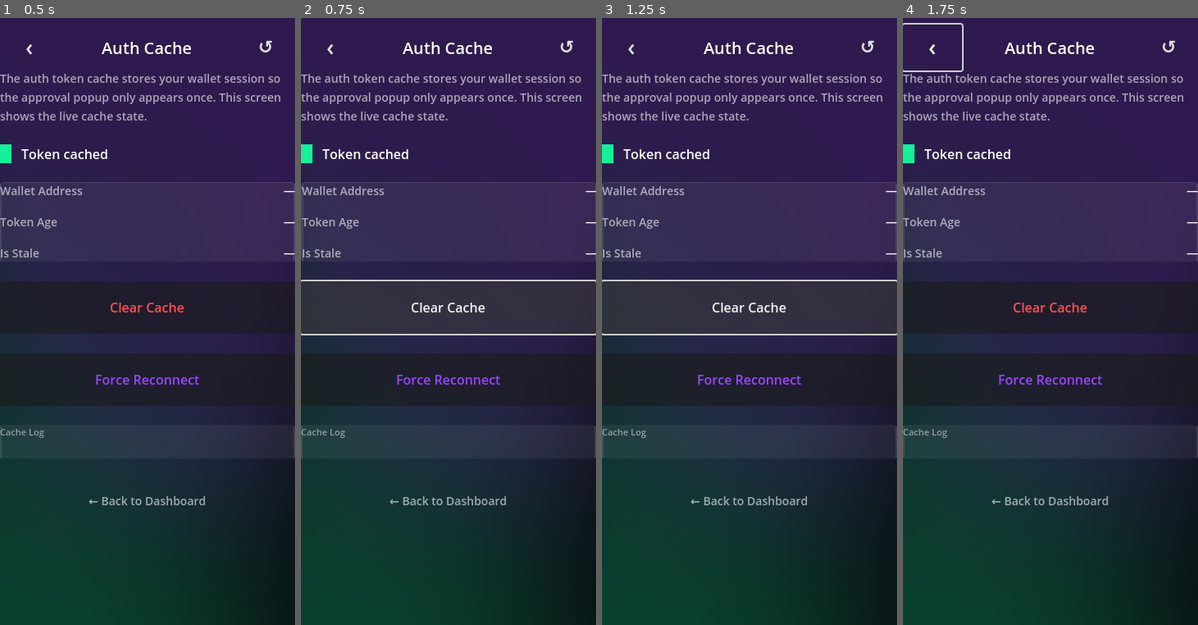
Above: before the commit, frames 1-4 (left to right).
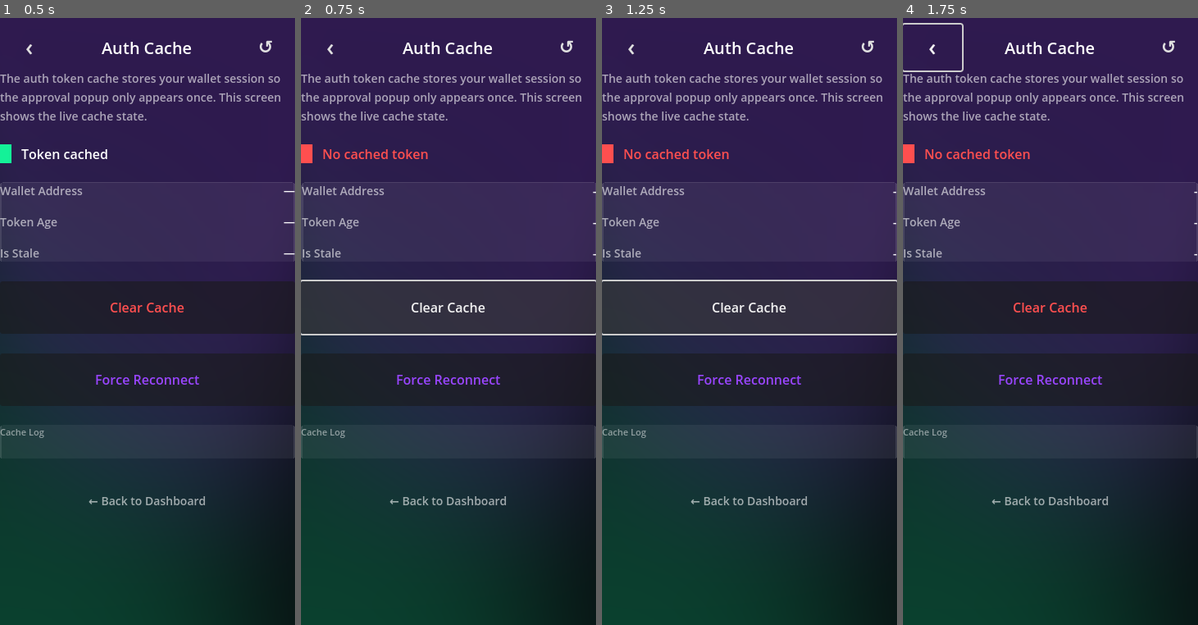
Above: after the commit, the same moments.

Repository: plinkdev1/invoke-solana-sdk
Game: Godot game, scene res://scenes/screens/AuthCache.tscn
Two runs of this game, one before a commit and one after it. Both use one fixed random seed, a clock stepped at 60 frames per second and the inputs below. This scene is started directly instead of the project's main scene.
Inputs:
- Up to frame 1 (0.5 s): no input
- Up to frame 2 (0.75 s): click "Clear Cache" at 0.5 s
- Up to frame 3 (1.25 s): no input
- Up to frame 4 (1.75 s): click "‹" at 1.25 s

Frame 1 is identical in both runs. In frame 2, 0.5% of the frame differs, in the area x 0-100%, y 20-40%; in frame 3, 0.5%; in frame 4, 0.5%.

Commit message:
fix: AuthCache display, Settings duplicate options, Capabilities yellow color, Clone Auth docs

Diff:
--- a/example/invokequest/scenes/screens/AuthCache.gd
+++ b/example/invokequest/scenes/screens/AuthCache.gd
@@ -22,7 +22,7 @@
 
 func _refresh_status() -> void:
 	var has_token := false
-	var address   := "â€”"
+	var address   := ""
 	var age_sec   := 0
 	var is_stale  := false
 	if _mwa:
@@ -30,37 +30,40 @@
 		address   = _mwa.cacheGetAddress()
 		age_sec   = int(_mwa.cacheGetAgeSeconds())
 		is_stale  = _mwa.cacheIsStale()
-		if has_token:
-			status_dot.color  = DesignTokens.COLOR_GREEN
-			status_label.text = "Token cached"
-			status_label.modulate = DesignTokens.COLOR_GREEN
+	if has_token:
+		status_dot.color      = DesignTokens.COLOR_GREEN
+		status_label.text     = "Token cached"
+		status_label.modulate = DesignTokens.COLOR_GREEN
+		var display_addr := address
+		if address.length() > 12:
+			display_addr = address.substr(0, 4) + "..." + address.substr(address.length() - 4)
+		address_label.text = display_addr if display_addr != "" else "-"
+		if age_sec > 0:
+			age_label.text = "%d min %d sec" % [age_sec / 60, age_sec % 60]
 		else:
-				status_dot.color  = DesignTokens.COLOR_RED
-				status_label.text = "No cached token"
-				status_label.modulate = DesignTokens.COLOR_RED
-				var display_addr := address
-				if address.length() > 12:
-					display_addr = address.substr(0, 4) + "..." + address.substr(address.length() - 4)
-					address_label.text = display_addr
-					if age_sec > 0:
-						age_label.text = "%d min %d sec" % [age_sec / 60, age_sec % 60]
-					else:
-							age_label.text = "â€”"
-							stale_label.text = "Yes" if is_stale else "No"
-							stale_label.modulate = DesignTokens.COLOR_YELLOW if is_stale else DesignTokens.COLOR_GREEN
-							_add_log("Status refreshed -- token: %s" % str(has_token))
+			age_label.text = "-"
+		stale_label.text     = "Yes" if is_stale else "No"
+		stale_label.modulate = DesignTokens.COLOR_YELLOW if is_stale else DesignTokens.COLOR_GREEN
+	else:
+		status_dot.color      = DesignTokens.COLOR_RED
+		status_label.text     = "No cached token"
+		status_label.modulate = DesignTokens.COLOR_RED
+		address_label.text = "-"
+		age_label.text     = "-"
+		stale_label.text   = "-"
+	_add_log("Status refreshed -- token: %s" % str(has_token))
 
 func _on_clear_btn_pressed() -> void:
 	if _mwa:
 		_mwa.cacheClearAll()
 		_add_log("Cache cleared")
 	else:
-			_add_log("[sim] Cache cleared")
-			_refresh_status()
-			var tween := create_tween()
-			for i in 4:
-				tween.tween_property(info_card, "position:x", randf_range(-6, 6), 0.05)
-				tween.tween_property(info_card, "position:x", 0.0, 0.05)
+		_add_log("[sim] Cache cleared")
+	_refresh_status()
+	var tween := create_tween()
+	for i in 4:
+		tween.tween_property(info_card, "position:x", randf_range(-6, 6), 0.05)
+		tween.tween_property(info_card, "position:x", 0.0, 0.05)
 
 func _on_reconnect_btn_pressed() -> void:
 	_add_log("Attempting reauthorize...")
--- a/example/invokequest/scenes/screens/Capabilities.gd
+++ b/example/invokequest/scenes/screens/Capabilities.gd
@@ -61,7 +61,7 @@
 	return "Supported" if val else "Not Supported"
 
 func _color_bool(label: Label, val: bool) -> void:
-	label.modulate = DesignTokens.COLOR_GREEN if val else DesignTokens.COLOR_RED
+	label.modulate = DesignTokens.COLOR_GREEN if val else DesignTokens.COLOR_YELLOW
 
 func _on_back_btn_pressed() -> void:
 	SceneManager.pop_scene()
--- a/example/invokequest/scenes/screens/Settings.gd
+++ b/example/invokequest/scenes/screens/Settings.gd
@@ -17,16 +17,16 @@
 func _ready() -> void:
 	if Engine.has_singleton("InvokeMWA"):
 		_mwa = Engine.get_singleton("InvokeMWA")
-		for n in NETWORKS:
-			network_opts.add_item(n)
-			for b in BACKENDS:
-				backend_opts.add_item(b)
-				_config.load(CONFIG_PATH)
-				network_opts.selected = _config.get_value("settings", "network", 0)
-				backend_opts.selected = _config.get_value("settings", "backend", 1)
-				rpc_input.text        = _config.get_value("settings", "rpc_override", "")
-				sdk_ver_label.text = "1.0.0"
-				app_ver_label.text = "1.0.0"
+	for n in NETWORKS:
+		network_opts.add_item(n)
+	for b in BACKENDS:
+		backend_opts.add_item(b)
+	_config.load(CONFIG_PATH)
+	network_opts.selected = _config.get_value("settings", "network", 0)
+	backend_opts.selected = _config.get_value("settings", "backend", 1)
+	rpc_input.text        = _config.get_value("settings", "rpc_override", "")
+	sdk_ver_label.text = "1.0.0"
+	app_ver_label.text = "1.0.0"
 
 func _save_settings() -> void:
 	_config.set_value("settings", "network",      network_opts.selected)
Not shown, changed: README.md
